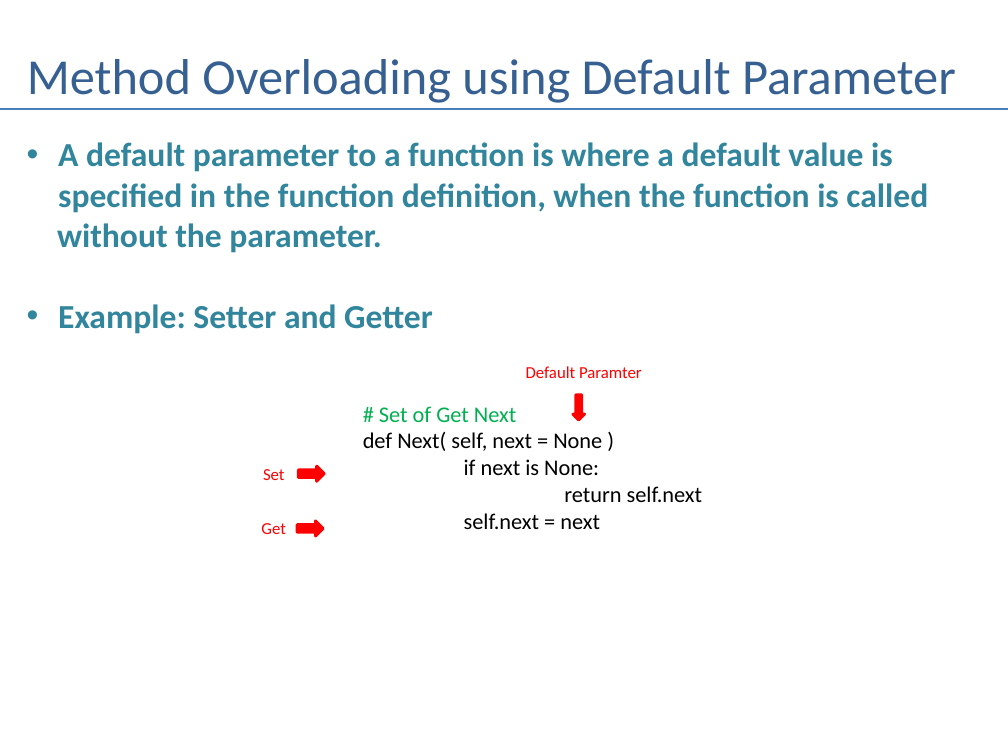
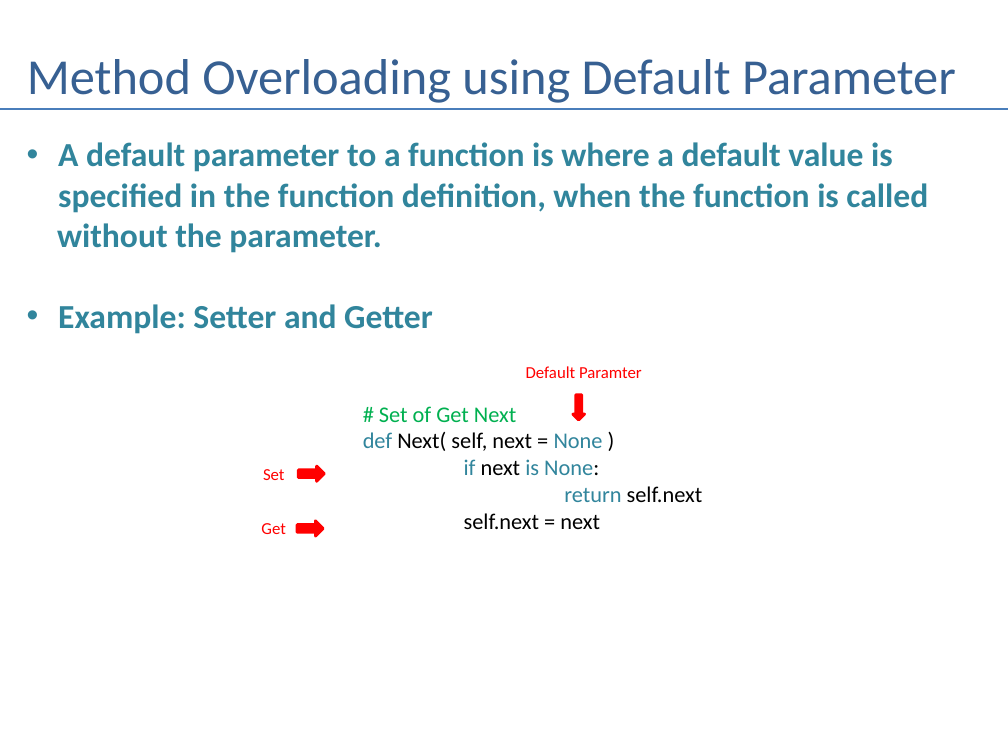
Before and after one commit to andrewferlitsch/Portland-Data-Science-Group, a slide deck: slide 6 of Presentations/Python - OOP.pptx. Drawn at 1008x756 pixels with LibreOffice and Linux fonts; fonts in the diff are those of the drawing. Boxes give left, top, right and bottom in pixels: in the first picture for what was removed or moved away, otherwise in the second. Text is boxed around its words. In the diff, an @@ line names an element or a change of style, - is before the commit and + after.

```diff
--- a/Presentations/Python - OOP.pptx
+++ b/Presentations/Python - OOP.pptx
@@ text at (363, 432, 703, 502): text colour #000000 to #31859C in "def None", "if is None:", "return" @@
```
Also in this commit, not shown: 5 other slides changed, 1 other file.
